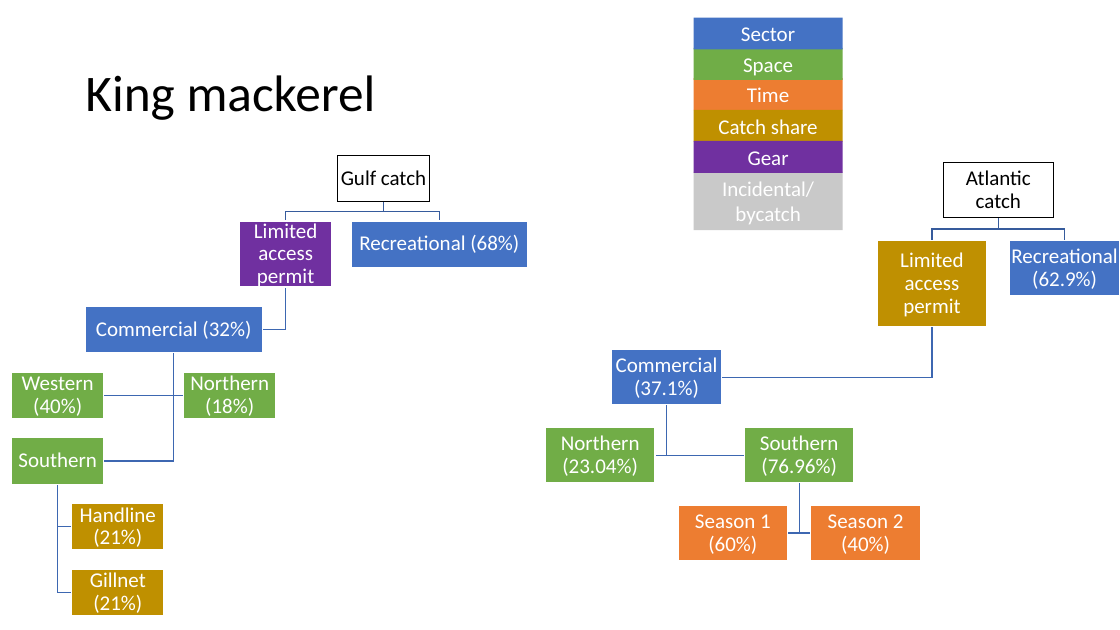
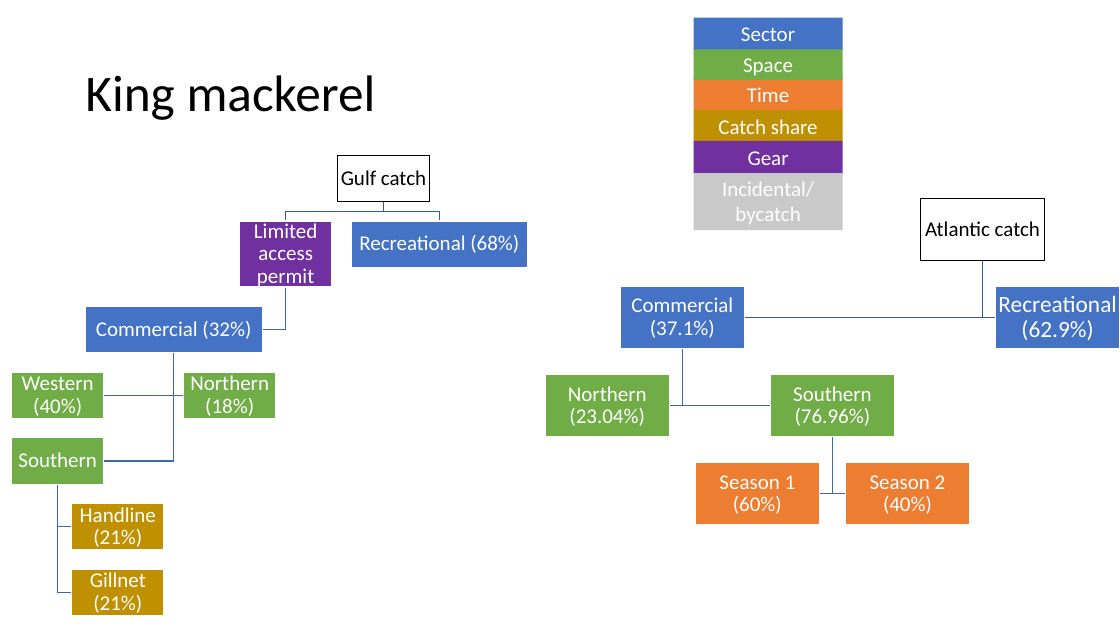
Before and after one commit to zoekitchel/cc_allocation, a slide deck: slide 8 of figures/flow_charts.pptx. Drawn at 1120x630 pixels with LibreOffice and Linux fonts; fonts in the diff are those of the drawing. Boxes give left, top, right and bottom in pixels: in the first picture for what was removed or moved away, otherwise in the second. Text is boxed around its words. In the diff, an @@ line names an element or a change of style, - is before the commit and + after.

```diff
--- a/figures/flow_charts.pptx
+++ b/figures/flow_charts.pptx
@@ text "Atlantic catch" rewrapped from [966, 170, 1031, 208] to [925, 221, 1040, 236] @@
@@ rectangle: place and size @@
-rectangle at [944, 163, 1054, 218]
+rectangle at [921, 198, 1045, 260]
@@ freeform shape: place and size @@
-freeform shape at [722, 327, 933, 377]
+freeform shape at [744, 260, 983, 318]
@@ freeform shape at [744, 260, 983, 318]: outline #3E67B2 1 pt to #365B9D 1 pt @@
@@ group removed at [877, 218, 1065, 327]: 2 freeform shapes, 1 rectangle, 1 text @@
-Limited access permit
@@ freeform shape added at [983, 260, 996, 318], outline #365B9D 1 pt @@
@@ text "Commercial (37.1%)": place and size @@
-text "Commercial (37.1%)" at [616, 357, 718, 398]
+text "Commercial (37.1%)" at [631, 297, 733, 338]
@@ rectangle: place and size @@
-rectangle at [612, 350, 722, 404]
+rectangle at [620, 287, 744, 349]
@@ text "Recreational (62.9%)": place and size @@
-text "Recreational (62.9%)" at [1011, 248, 1117, 289]
+text "Recreational (62.9%)" at [998, 296, 1116, 340]
@@ text "Recreational (62.9%)" at [998, 296, 1116, 340]: size 18 to 20 pt @@
@@ rectangle: place and size @@
-rectangle at [1010, 240, 1120, 295]
+rectangle at [996, 287, 1120, 349]
@@ freeform shape: place and size @@
-freeform shape at [655, 405, 667, 455]
+freeform shape at [670, 349, 683, 406]
@@ freeform shape: place and size @@
-freeform shape at [667, 405, 745, 455]
+freeform shape at [682, 349, 770, 406]
@@ text "Northern (23.04%)": place and size @@
-text "Northern (23.04%)" at [561, 435, 640, 476]
+text "Northern (23.04%)" at [568, 386, 647, 426]
@@ rectangle: place and size @@
-rectangle at [545, 428, 655, 482]
+rectangle at [545, 375, 670, 437]
@@ text "Southern (76.96%)": place and size @@
-text "Southern (76.96%)" at [760, 435, 839, 476]
+text "Southern (76.96%)" at [793, 386, 872, 426]
@@ rectangle: place and size @@
-rectangle at [744, 428, 854, 482]
+rectangle at [770, 375, 895, 437]
@@ freeform shape: place and size @@
-freeform shape at [800, 482, 812, 533]
+freeform shape at [820, 437, 833, 494]
@@ freeform shape: place and size @@
-freeform shape at [788, 482, 800, 533]
+freeform shape at [833, 437, 846, 494]
@@ text "Season 1 (60%)": place and size @@
-text "Season 1 (60%)" at [695, 514, 771, 554]
+text "Season 1 (60%)" at [719, 475, 796, 514]
@@ rectangle: place and size @@
-rectangle at [678, 506, 788, 560]
+rectangle at [696, 463, 820, 525]
@@ text "Season 2 (40%)": place and size @@
-text "Season 2 (40%)" at [828, 514, 904, 554]
+text "Season 2 (40%)" at [870, 475, 946, 514]
@@ rectangle: place and size @@
-rectangle at [811, 506, 921, 560]
+rectangle at [846, 463, 970, 525]
```
Also in this commit, not shown: 1 other slide changed, 1 slide added, 8 other files.
